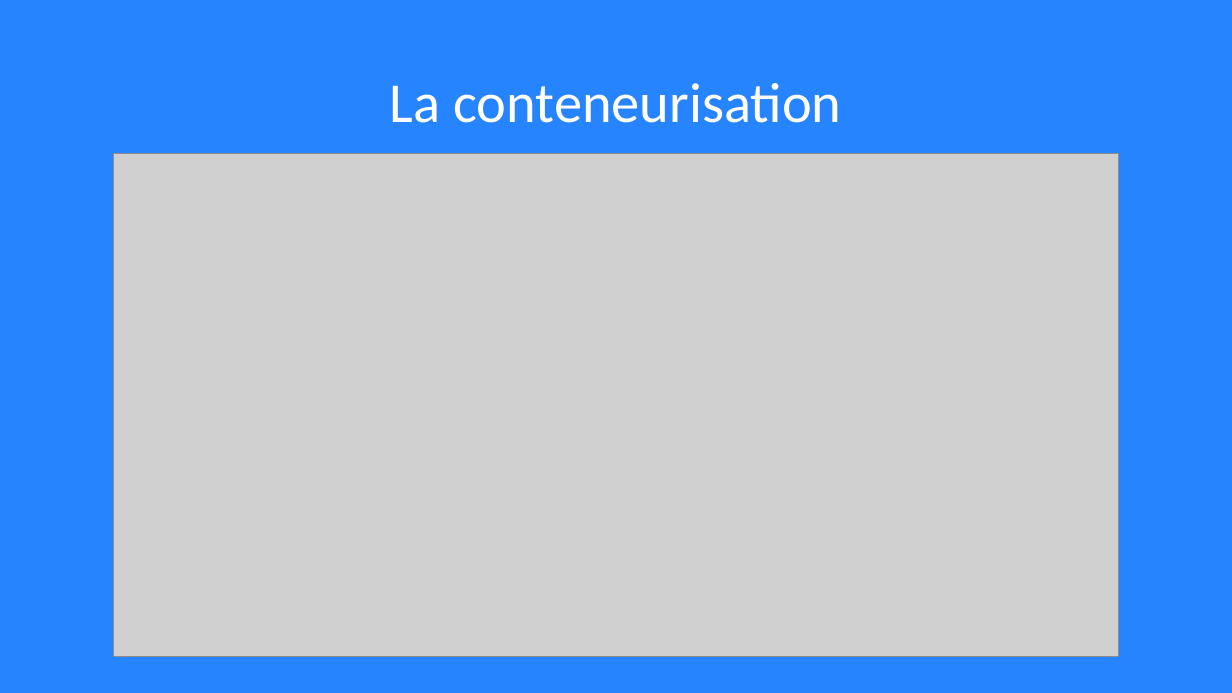
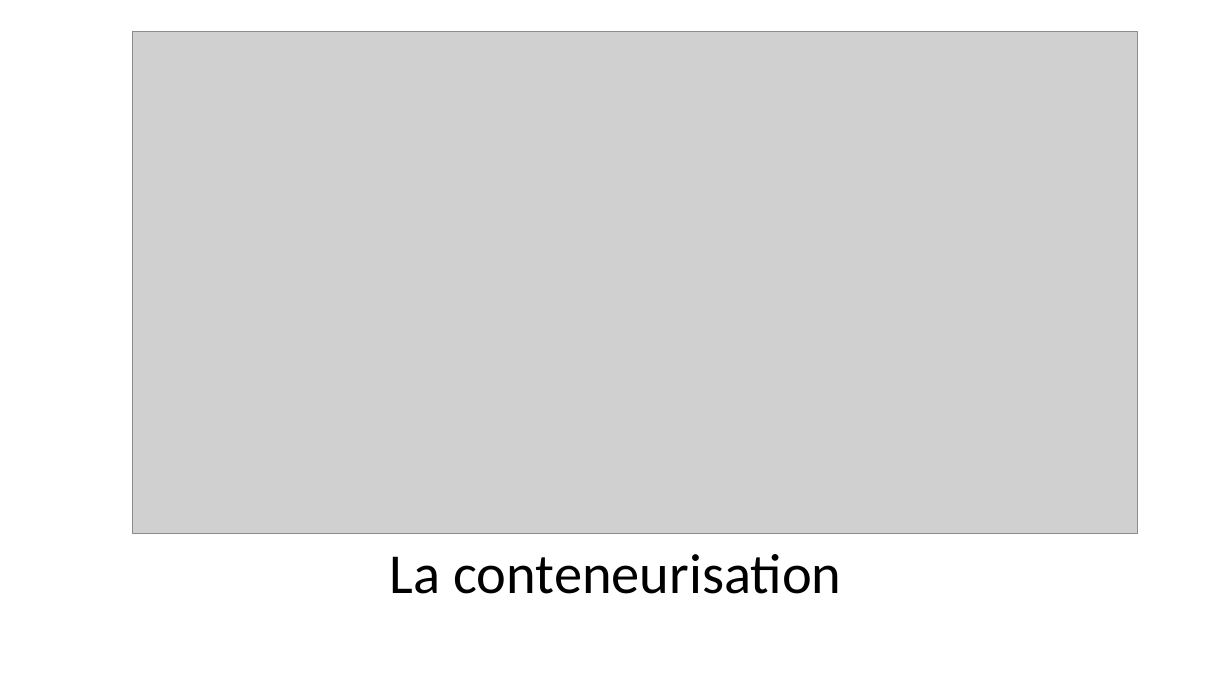
Before and after one commit to lukihd/Labo-Cloud-2020-2021, a slide deck: slide 6 of cours/docker/DOCKER.pptx. Drawn at 1232x693 pixels with LibreOffice and Linux fonts; fonts in the diff are those of the drawing; grey boxes stand for pictures. Boxes give left, top, right and bottom in pixels: in the first picture for what was removed or moved away, otherwise in the second. Text is boxed around its words. In the diff, an @@ line names an element or a change of style, - is before the commit and + after.

```diff
--- a/cours/docker/DOCKER.pptx
+++ b/cours/docker/DOCKER.pptx
@@ background #2684FF to #FFFFFF @@
@@ picture: place and size @@
-picture at (114, 153, 1119, 656)
+picture at (132, 31, 1138, 534)
@@ title "La conteneurisation": place and size @@
-title "La conteneurisation" at (390, 83, 841, 123)
+title "La conteneurisation" at (390, 554, 841, 594)
@@ title "La conteneurisation" at (390, 554, 841, 594): text colour #FFFFFF to #000000 @@
```
Also in this commit, not shown: 11 other slides changed, 2 slides added, 1 slide removed.
